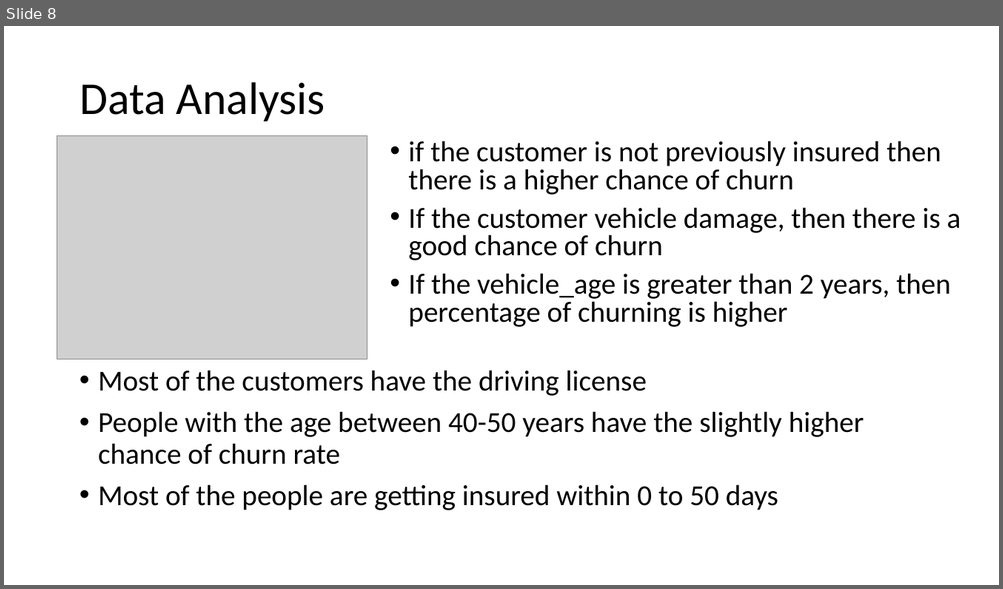
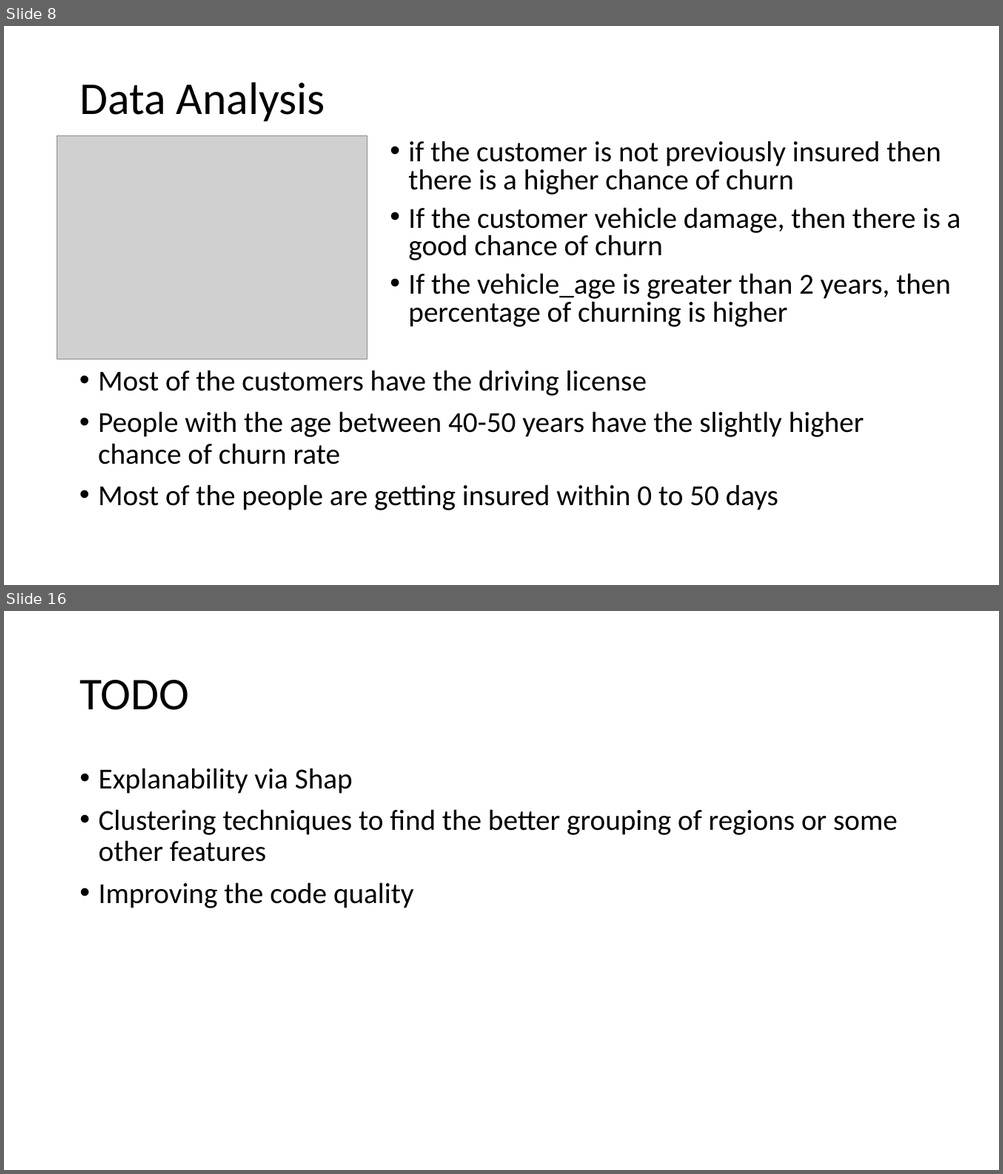
Before and after one commit to gsundeep-tech/churn-prediction, a slide deck: ChurnAnalysis.pptx. Shown one above the other, each under a label of ours: slide 8 before the commit, slides 8 and 16 after it; the slides between them are not shown. The pictures are 1003x589 and 1003x1174 pixels, drawn with LibreOffice and Linux fonts; fonts in the diff are those of the drawing; grey boxes stand for pictures. Boxes give left, top, right and bottom in pixels: in the first picture for what was removed or moved away, otherwise in the second. Text is boxed around its words. In the diff, an @@ line names an element or a change of style, - is before the commit and + after.

```diff
--- a/ChurnAnalysis.pptx
+++ b/ChurnAnalysis.pptx
@@ slide 16 added at [4, 611, 999, 1170], background #FFFFFF @@
@@ title added at [79, 680, 189, 710], 44 pt, text #000000 @@
+TODO
@@ text added at [99, 768, 897, 908], 28 pt, text #000000 @@
+• Explanability via Shap
+• Clustering techniques to find the better grouping of regions or some other features
+• Improving the code quality
```
Also in this commit, not shown: 4 slides changed, 4 other slides added, 2 slides removed.
